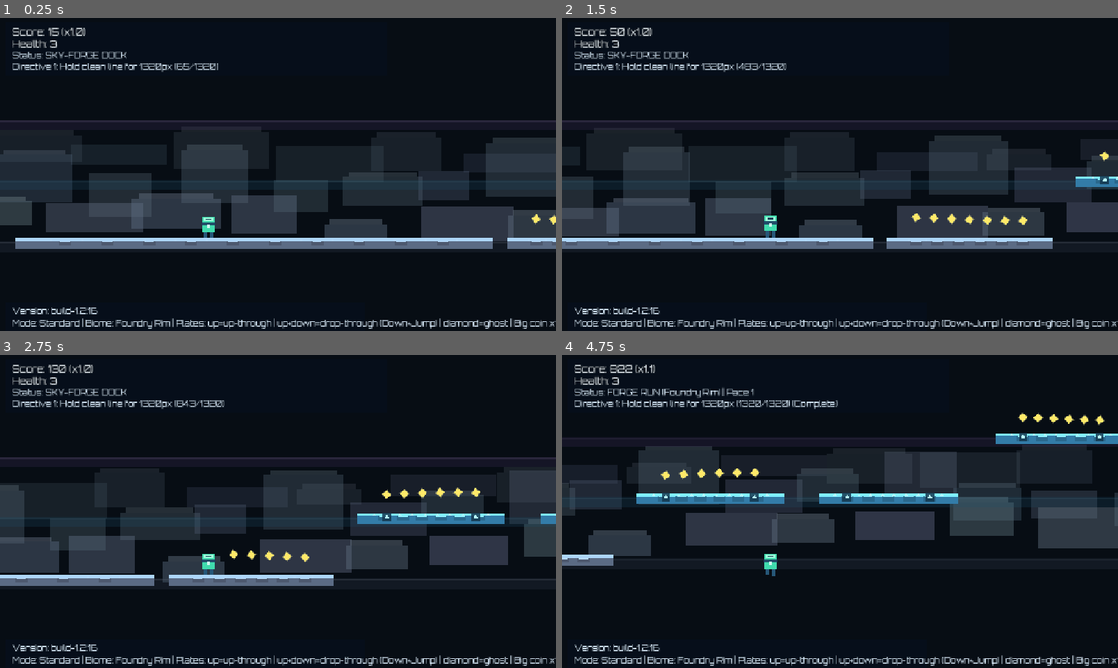
Above: before the commit, frames 1-4 (two rows, left to right).
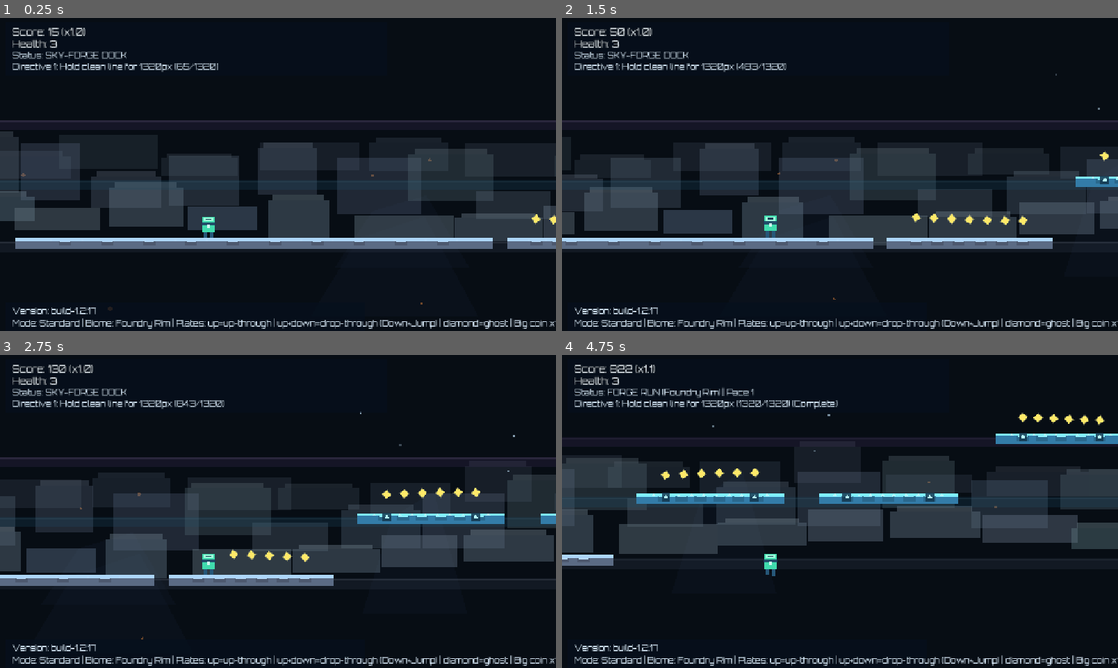
Above: after the commit, the same moments.

Repository: DKE-DEV-33/Endless-Runner-Redux
Game: Godot game, scene res://scenes/Main.tscn
Same seed, same stepped clock (60 frames per second), same inputs: the game is played once before the commit and once after it.
Inputs:
- Up to frame 1 (0.25 s): no input
- Up to frame 2 (1.5 s): tap Enter at 0.5 s; hold Right (ui_right) from 0.53 s (still down); tap Space (jump) at 0.77 s
- Up to frame 3 (2.75 s): tap Space (jump) at 1.52 s; release Right (ui_right) at 2.03 s; hold Left (ui_left) from 2.03 s (still down)
- Up to frame 4 (4.75 s): release Left (ui_left) at 2.78 s; hold Right (ui_right) 2.78-4.28 s; tap Space (jump) at 3.02, 3.77, 4.52 s; hold Left (ui_left) from 4.28 s (still down)

The runs differ from the first frame. In frame 1, 11% of the frame differs, in the area x 0-100%, y 38-95%; in frame 2, 11%; in frame 3, 11%, in the area x 0-100%, y 18-95%; in frame 4, 11%.

Commit message:
Boost atmosphere visuals and make biome music reliably audible

Diff:
--- a/scenes/Main.tscn
+++ b/scenes/Main.tscn
@@ -65,6 +65,8 @@
 offset_bottom = 1200.0
 color = Color(0.03, 0.05, 0.09, 1)
 
+[node name="AtmosphereDecor" type="Node2D" parent="."]
+
 [node name="ParallaxDecor" type="Node2D" parent="."]
 
 [node name="LaneGuides" type="Node2D" parent="."]
@@ -141,7 +143,7 @@
 offset_top = 662.0
 offset_right = 500.0
 offset_bottom = 690.0
-text = "Version: build-1.2.16"
+text = "Version: build-1.2.17"
 label_settings = SubResource("3")
 
 [node name="PauseLayer" type="CanvasLayer" parent="."]
--- a/scripts/main.gd
+++ b/scripts/main.gd
@@ -1,5 +1,5 @@
 extends Node2D
-const BUILD_VERSION: String = "build-1.2.16"
+const BUILD_VERSION: String = "build-1.2.17"
 
 const PLATFORM_THICKNESS: float = 24.0
 const PLAYER_AHEAD_SPAWN: float = 1650.0
@@ -53,6 +53,9 @@
 const LANE_GUIDE_BEHIND: float = 700.0
 const PLATFORM_PANEL_GAP: float = 56.0
 const PLATFORM_RIVET_GAP: float = 46.0
+const ATMOS_STAR_COUNT: int = 90
+const ATMOS_EMBER_COUNT: int = 54
+const ATMOS_SPIRE_COUNT: int = 18
 
 const LANE_Y: Array[float] = [456.0, 314.0, 176.0]
 const SECTION_COLORS: Array[Color] = [
@@ -75,6 +78,7 @@
 
 @onready var player = $Player
 @onready var world_background: ColorRect = $WorldBackground
+@onready var atmosphere_decor: Node2D = $AtmosphereDecor
 @onready var parallax_decor: Node2D = $ParallaxDecor
 @onready var lane_guides_root: Node2D = $LaneGuides
 @onready var score_label: Label = $CanvasLayer/ScoreLabel
@@ -140,6 +144,9 @@
 var speed_pickups: Array[Area2D] = []
 var branch_chain_remaining: int = 0
 var parallax_layers: Array[Dictionary] = []
+var atmosphere_stars: Array[Dictionary] = []
+var atmosphere_embers: Array[Dictionary] = []
+var atmosphere_spires: Array[Dictionary] = []
 var segments_since_drop_through: int = 0
 var lane_guides: Array[Dictionary] = []
 
@@ -151,6 +158,7 @@
 	player.jump_triggered.connect(_on_player_jump_triggered)
 	mission_no_hit_start_x = player.global_position.x
 	_build_static_opening()
+	_build_atmosphere_decor()
 	_build_lane_guides()
 	_build_parallax_layers()
 	_setup_biome_music()
@@ -187,9 +195,11 @@
 		info_notice = ""
 	_update_rift_state()
 	_update_section_progression()
+	_update_atmosphere_decor()
 	_update_parallax_layers()
 	_update_lane_guides()
 	_animate_runtime_visuals()
+	_ensure_music_playing()
 	_refresh_info_label()
 
 	distance_score = int(player.global_position.x / 12.0)
@@ -1049,7 +1059,7 @@
 func _setup_biome_music() -> void:
 	music_player.name = "BiomeMusic"
 	music_player.bus = "Master"
-	music_player.volume_db = -14.0
+	music_player.volume_db = -7.0
 	add_child(music_player)
 	_update_biome_music()
 
@@ -1071,11 +1081,20 @@
 	music_player.stream = stream
 	music_player.play()
 
+func _ensure_music_playing() -> void:
+	if music_player.stream == null:
+		return
+	if get_tree().paused:
+		return
+	if not music_player.playing:
+		music_player.play()
+
 func _apply_section_theme(section_index: int) -> void:
 	if SECTION_COLORS.is_empty():
 		return
 	var color_index: int = section_index % SECTION_COLORS.size()
 	world_background.color = SECTION_COLORS[color_index]
+	_tint_atmosphere_decor(SECTION_COLORS[color_index])
 	_tint_parallax_layers(SECTION_COLORS[color_index])
 	_tint_lane_guides(SECTION_COLORS[color_index])
 
@@ -1324,6 +1343,121 @@
 	wav.stereo = false
 	wav.data = data
 	return wav
+
+func _build_atmosphere_decor() -> void:
+	atmosphere_stars.clear()
+	atmosphere_embers.clear()
+	atmosphere_spires.clear()
+	for child: Node in atmosphere_decor.get_children():
+		child.queue_free()
+
+	for i: int in ATMOS_SPIRE_COUNT:
+		var spire: Polygon2D = Polygon2D.new()
+		var width: float = rng.randf_range(180.0, 520.0)
+		var height: float = rng.randf_range(140.0, 360.0)
+		spire.polygon = PackedVector2Array([
+			Vector2(-width * 0.5, 0.0), Vector2(width * 0.5, 0.0), Vector2(width * 0.18, -height), Vector2(-width * 0.22, -height * 0.78)
+		])
+		spire.color = Color(0.09, 0.13, 0.20, 0.32)
+		var px: float = rng.randf_range(-2400.0, 20000.0)
+		var py: float = rng.randf_range(500.0, 680.0)
+		spire.position = Vector2(px, py)
+		spire.set_meta("base_x", px)
+		spire.set_meta("base_y", py)
+		spire.set_meta("parallax", rng.randf_range(0.10, 0.18))
+		atmosphere_decor.add_child(spire)
+		atmosphere_spires.append({"node": spire})
+
+	for i: int in ATMOS_STAR_COUNT:
+		var star: Polygon2D = Polygon2D.new()
+		var size: float = rng.randf_range(1.2, 3.6)
+		star.polygon = PackedVector2Array([
+			Vector2(-size, -size), Vector2(size, -size), Vector2(size, size), Vector2(-size, size)
+		])
+		star.color = Color(0.78, 0.91, 1.0, rng.randf_range(0.24, 0.72))
+		var sx: float = rng.randf_range(-2600.0, 21000.0)
+		var sy: float = rng.randf_range(-520.0, 260.0)
+		star.position = Vector2(sx, sy)
+		star.set_meta("base_x", sx)
+		star.set_meta("base_y", sy)
+		star.set_meta("parallax", rng.randf_range(0.05, 0.16))
+		star.set_meta("twinkle", rng.randf_range(0.8, 2.2))
+		atmosphere_decor.add_child(star)
+		atmosphere_stars.append({"node": star})
+
+	for i: int in ATMOS_EMBER_COUNT:
+		var ember: Polygon2D = Polygon2D.new()
+		var size: float = rng.randf_range(2.0, 6.0)
+		ember.polygon = PackedVector2Array([
+			Vector2(-size, 0.0), Vector2(0.0, -size), Vector2(size, 0.0), Vector2(0.0, size)
+		])
+		ember.color = Color(1.0, 0.56, 0.25, rng.randf_range(0.24, 0.58))
+		var ex: float = rng.randf_range(-2200.0, 20000.0)
+		var ey: float = rng.randf_range(120.0, 640.0)
+		ember.position = Vector2(ex, ey)
+		ember.set_meta("base_x", ex)
+		ember.set_meta("base_y", ey)
+		ember.set_meta("parallax", rng.randf_range(0.12, 0.32))
+		ember.set_meta("drift", rng.randf_range(0.6, 1.6))
+		atmosphere_decor.add_child(ember)
+		atmosphere_embers.append({"node": ember})
+
+func _update_atmosphere_decor() -> void:
+	var px: float = player.global_position.x
+	for entry: Dictionary in atmosphere_spires:
+		var spire: Polygon2D = entry["node"]
+		if not is_instance_valid(spire):
+			continue
+		var bx: float = float(spire.get_meta("base_x", spire.position.x))
+		var by: float = float(spire.get_meta("base_y", spire.position.y))
+		var parallax: float = float(spire.get_meta("parallax", 0.12))
+		spire.position.x = bx + (px * parallax)
+		spire.position.y = by
+
+	for entry: Dictionary in atmosphere_stars:
+		var star: Polygon2D = entry["node"]
+		if not is_instance_valid(star):
+			continue
+		var bx: float = float(star.get_meta("base_x", star.position.x))
+		var by: float = float(star.get_meta("base_y", star.position.y))
+		var parallax: float = float(star.get_meta("parallax", 0.1))
+		var twinkle: float = float(star.get_meta("twinkle", 1.2))
+		star.position.x = bx + (px * parallax)
+		star.position.y = by + (sin((run_seconds * twinkle) + bx * 0.0015) * 2.0)
+		star.color.a = clampf(0.22 + (0.45 * (0.5 + 0.5 * sin(run_seconds * (1.1 + twinkle)))), 0.14, 0.75)
+
+	for entry: Dictionary in atmosphere_embers:
+		var ember: Polygon2D = entry["node"]
+		if not is_instance_valid(ember):
+			continue
+		var bx: float = float(ember.get_meta("base_x", ember.position.x))
+		var by: float = float(ember.get_meta("base_y", ember.position.y))
+		var parallax: float = float(ember.get_meta("parallax", 0.2))
+		var drift: float = float(ember.get_meta("drift", 1.0))
+		ember.position.x = bx + (px * parallax) + (sin(run_seconds * 0.8 * drift + bx * 0.002) * 9.0)
+		ember.position.y = by + (sin(run_seconds * 1.4 * drift + bx * 0.001) * 6.0)
+		ember.rotation = sin(run_seconds * 1.2 * drift + by * 0.01) * 0.45
+
+func _tint_atmosphere_decor(section_color: Color) -> void:
+	for entry: Dictionary in atmosphere_spires:
+		var spire: Polygon2D = entry["node"]
+		if is_instance_valid(spire):
+			spire.color = Color(
+				clampf(0.06 + section_color.r * 0.26, 0.0, 1.0),
+				clampf(0.09 + section_color.g * 0.30, 0.0, 1.0),
+				clampf(0.14 + section_color.b * 0.34, 0.0, 1.0),
+				0.34
+			)
+
+	var ember_tint: Color = Color(1.0, 0.58, 0.25, 0.42)
+	if current_biome_index == 1:
+		ember_tint = Color(0.58, 0.79, 1.0, 0.44)
+	elif current_biome_index == 2:
+		ember_tint = Color(1.0, 0.44, 0.22, 0.48)
+	for entry: Dictionary in atmosphere_embers:
+		var ember: Polygon2D = entry["node"]
+		if is_instance_valid(ember):
+			ember.color = ember_tint
 
 func _build_lane_guides() -> void:
 	lane_guides.clear()
Not shown, changed: assets/audio/ember_vault.wav
Not shown, changed: assets/audio/foundry_rim.wav
Not shown, changed: assets/audio/rift_span.wav
